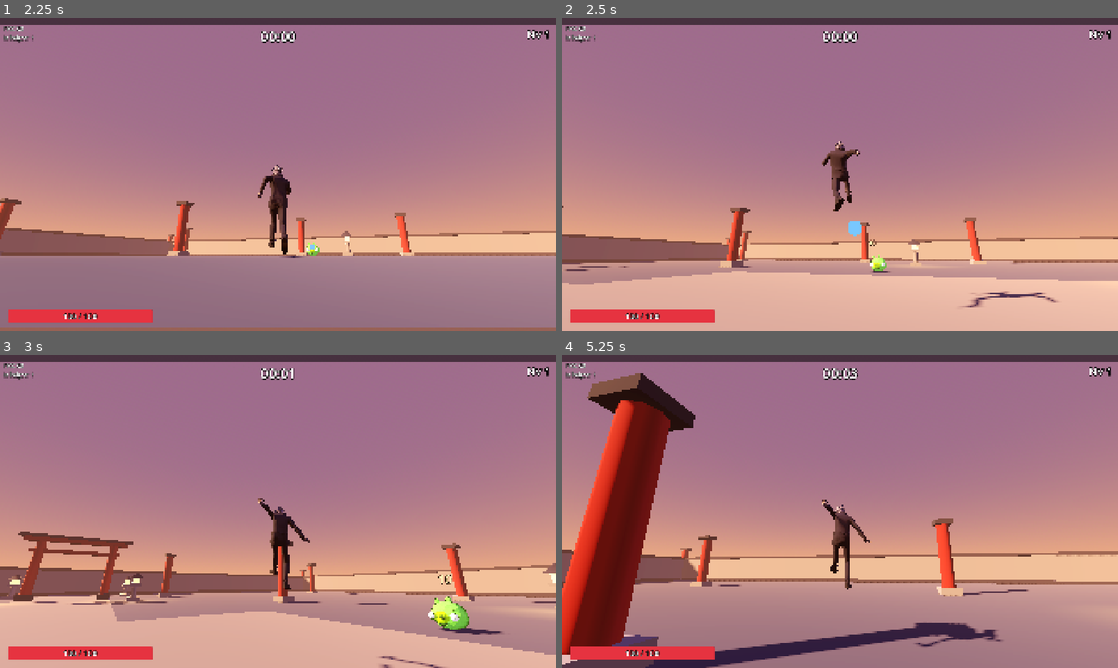
Above: before the commit, frames 1-4 (two rows, left to right).
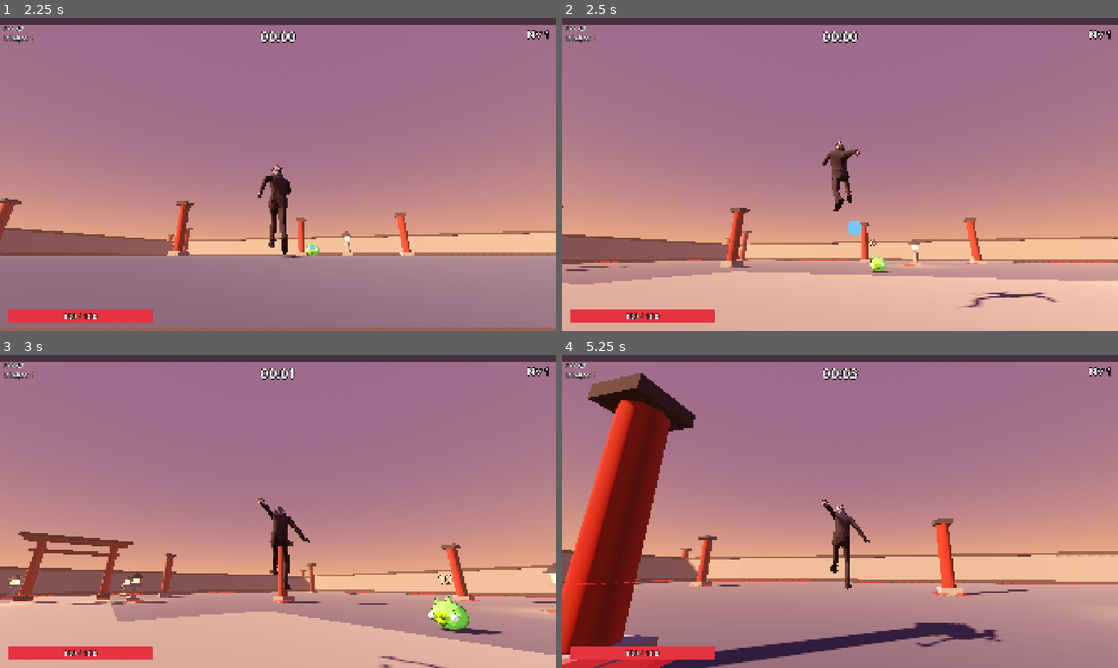
Above: after the commit, the same moments.

Repository: SamueLVitor1/larpbonk
Game: Godot game, scene res://ui/menus/main_menu/main_menu.tscn
Same seed, same stepped clock (60 frames per second), same inputs: the game is played once before the commit and once after it.
Inputs (mouse positions are in pixels of both pictures, inside the frame that each line leads up to):
- Up to frame 1 (2.25 s): click "JOGAR" at 0.5 s; click "COMEÇAR" at 1.25 s; tap Enter at 2 s; move the mouse to (305, 174) at 2.02 s; hold W (move_forward) from 2.03 s (still down); tap G at 2.1 s
- Up to frame 2 (2.5 s): keep holding W (move_forward); tap Space (jump) at 2.27 s
- Up to frame 3 (3 s): keep holding W (move_forward); move the mouse to (250, 511) at 2.77 s; tap R (lock_on) at 2.85 s
- Up to frame 4 (5.25 s): keep holding W (move_forward); tap Space (jump) at 3.02, 4.52 s; tap G at 3.05, 3.6, 4.55, 5.1 s; move the mouse to (851, 505) at 3.52 s; move the mouse to (834, 517) at 4.27 s; tap K at 4.35 s; move the mouse to (878, 514) at 5.02 s

Frame 1 is identical in both runs. In frame 2, 0.2% of the frame differs, in the area x 6-100%, y 77-80%; in frame 3, 0.2%; in frame 4, 0.8%, in the area x 0-100%, y 71-100%.

Commit message:
feat: grade de obstáculos (ObstacleGrid) com visualização no G
Co-Authored-By: Claude Opus 5.5 <noreply@anthropic.com>

Diff:
--- a/levels/base_level/base_level.tscn
+++ b/levels/base_level/base_level.tscn
@@ -15,6 +15,7 @@
 [ext_resource type="PackedScene" path="res://ui/menus/pause_menu/pause_menu.tscn" id="12_pause_menu"]
 [ext_resource type="Script" path="res://systems/spawner/boss_spawner.gd" id="13_boss_spawner"]
 [ext_resource type="PackedScene" path="res://entities/enemies/king_pig/king_pig.tscn" id="14_king_pig"]
+[ext_resource type="Script" path="res://systems/navigation/obstacle_grid.gd" id="15_obstacle_grid"]
 
 [node name="BaseLevel" type="Node3D"]
 script = ExtResource("0_level")
@@ -46,3 +47,6 @@
 [node name="DeathPuffSpawner" parent="." instance=ExtResource("11_death_puff")]
 
 [node name="PauseMenu" parent="." instance=ExtResource("12_pause_menu")]
+
+[node name="ObstacleGrid" type="Node" parent="."]
+script = ExtResource("15_obstacle_grid")
--- /dev/null
+++ b/systems/navigation/obstacle_grid.gd
@@ -0,0 +1,144 @@
+class_name ObstacleGrid
+extends Node
+## "Mapa de bloqueios" do chão em células de cell_size metros (só X/Z).
+##
+## Por quê: os inimigos andam sem física (é o que segura 500 a ~80 FPS), então
+## não enxergam muros, pilares e árvores. Aqui os obstáculos viram uma grade
+## uma vez só, ao montar o mapa; durante o jogo, perguntar "está bloqueado?"
+## é só olhar um dicionário.
+##
+## Uso: `ObstacleGrid.is_blocked(x, z)` (sem grade no mapa = nada bloqueado).
+## Debug (só no editor): tecla G mostra as células bloqueadas em vermelho.
+
+static var active: ObstacleGrid
+
+@export var cell_size: float = 1.0
+## Faixa de altura testada, acima do chão: o que fica só lá em cima (viga do
+## torii) ou rente ao chão não bloqueia quem anda.
+@export var probe_bottom: float = 0.2
+@export var probe_top: float = 1.4
+## Frames de física de espera antes de montar: o TerrainScatter espalha as
+## árvores/pedras com call_deferred e a física precisa registrar os corpos.
+@export var bake_delay_frames: int = 3
+
+var _blocked: Dictionary = {}  # Vector2i -> true
+var _frames_until_bake: int = 0
+var _baked := false
+var _debug_view: MultiMeshInstance3D
+
+
+func _enter_tree() -> void:
+	active = self
+
+
+func _exit_tree() -> void:
+	if active == self:
+		active = null
+
+
+func _ready() -> void:
+	_frames_until_bake = bake_delay_frames
+
+
+## Consulta direta à física só funciona com segurança dentro do passo de física.
+func _physics_process(_delta: float) -> void:
+	if _baked:
+		return
+	_frames_until_bake -= 1
+	if _frames_until_bake <= 0:
+		_bake()
+
+
+static func is_blocked(x: float, z: float) -> bool:
+	if active == null:
+		return false
+	return active._blocked.has(active.cell_of(x, z))
+
+
+func cell_of(x: float, z: float) -> Vector2i:
+	return Vector2i(floori(x / cell_size), floori(z / cell_size))
+
+
+func blocked_count() -> int:
+	return _blocked.size()
+
+
+## Para cada obstáculo, só testa as células dentro da caixa dele (e não o mapa
+## inteiro): poucos milhares de testes em vez de dezenas de milhares.
+func _bake() -> void:
+	_baked = true
+	var started := Time.get_ticks_usec()
+	var space := get_viewport().world_3d.direct_space_state
+	var probe := BoxShape3D.new()
+	probe.size = Vector3(cell_size * 0.9, probe_top - probe_bottom, cell_size * 0.9)
+	var query := PhysicsShapeQueryParameters3D.new()
+	query.shape = probe
+	query.collide_with_areas = false
+	if HeightTerrain.active:
+		query.exclude = [HeightTerrain.active.get_rid()]
+
+	var level := get_parent()
+	var tested := {}
+	for body in level.find_children("*", "StaticBody3D", true, false):
+		if body == HeightTerrain.active:
+			continue
+		for shape_node in body.find_children("*", "CollisionShape3D", true, false):
+			var cs := shape_node as CollisionShape3D
+			if cs.shape == null or cs.disabled:
+				continue
+			var box := cs.global_transform * cs.shape.get_debug_mesh().get_aabb()
+			var from := cell_of(box.position.x, box.position.z)
+			var to := cell_of(box.end.x, box.end.z)
+			for cx in range(from.x, to.x + 1):
+				for cz in range(from.y, to.y + 1):
+					var cell := Vector2i(cx, cz)
+					if tested.has(cell):
+						continue
+					tested[cell] = true
+					var center := Vector2((cx + 0.5) * cell_size, (cz + 0.5) * cell_size)
+					var ground := HeightTerrain.ground_height(center.x, center.y)
+					var mid := ground + (probe_bottom + probe_top) * 0.5
+					query.transform = Transform3D(Basis.IDENTITY, Vector3(center.x, mid, center.y))
+					if not space.intersect_shape(query, 1).is_empty():
+						_blocked[cell] = true
+	print("[ObstacleGrid] %d células bloqueadas (%d testadas) em %.1f ms" % [
+		_blocked.size(), tested.size(), (Time.get_ticks_usec() - started) / 1000.0])
+
+
+func _unhandled_input(event: InputEvent) -> void:
+	if not OS.is_debug_build():
+		return
+	if event is InputEventKey and event.pressed and not event.echo and event.keycode == KEY_G:
+		_toggle_debug_view()
+
+
+## Um quadrado vermelho por célula bloqueada, num MultiMesh só (leve mesmo com milhares).
+func _toggle_debug_view() -> void:
+	if _debug_view:
+		_debug_view.queue_free()
+		_debug_view = null
+		return
+	var quad := PlaneMesh.new()
+	quad.size = Vector2(cell_size, cell_size) * 0.9
+	var material := StandardMaterial3D.new()
+	material.shading_mode = BaseMaterial3D.SHADING_MODE_UNSHADED
+	material.transparency = BaseMaterial3D.TRANSPARENCY_ALPHA
+	material.albedo_color = Color(1, 0.1, 0.1, 0.55)
+	material.no_depth_test = true
+	quad.material = material
+	var multimesh := MultiMesh.new()
+	multimesh.transform_format = MultiMesh.TRANSFORM_3D
+	multimesh.mesh = quad
+	multimesh.instance_count = _blocked.size()
+	var i := 0
+	for cell: Vector2i in _blocked:
+		var x := (cell.x + 0.5) * cell_size
+		var z := (cell.y + 0.5) * cell_size
+		var y := HeightTerrain.ground_height(x, z) + 0.05
+		multimesh.set_instance_transform(i, Transform3D(Basis.IDENTITY, Vector3(x, y, z)))
+		i += 1
+	_debug_view = MultiMeshInstance3D.new()
+	_debug_view.multimesh = multimesh
+	_debug_view.cast_shadow = GeometryInstance3D.SHADOW_CASTING_SETTING_OFF
+	add_child(_debug_view)
+	print("[ObstacleGrid] debug: %d células" % _blocked.size())
Not shown, added: systems/navigation/obstacle_grid.gd.uid
Not shown, changed: CLAUDE.md
